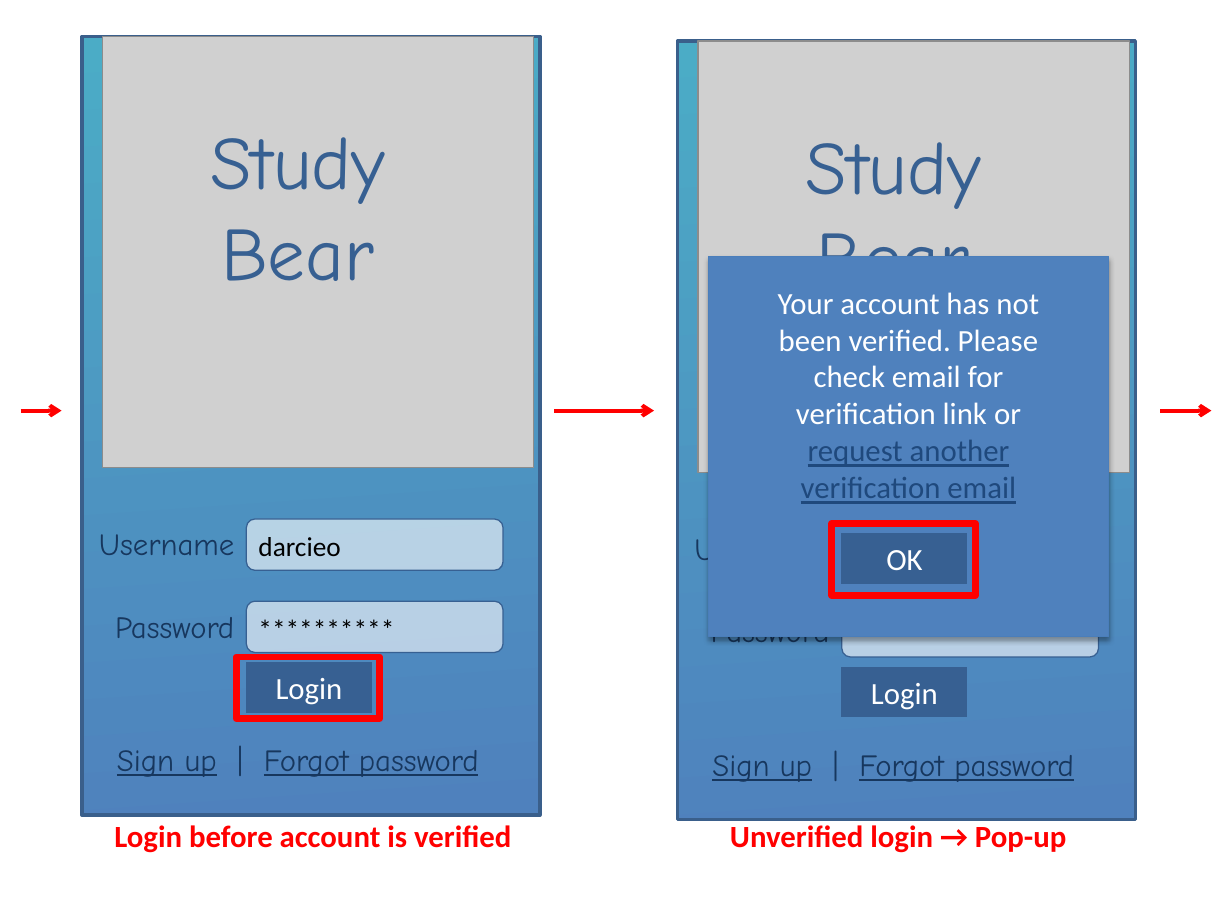
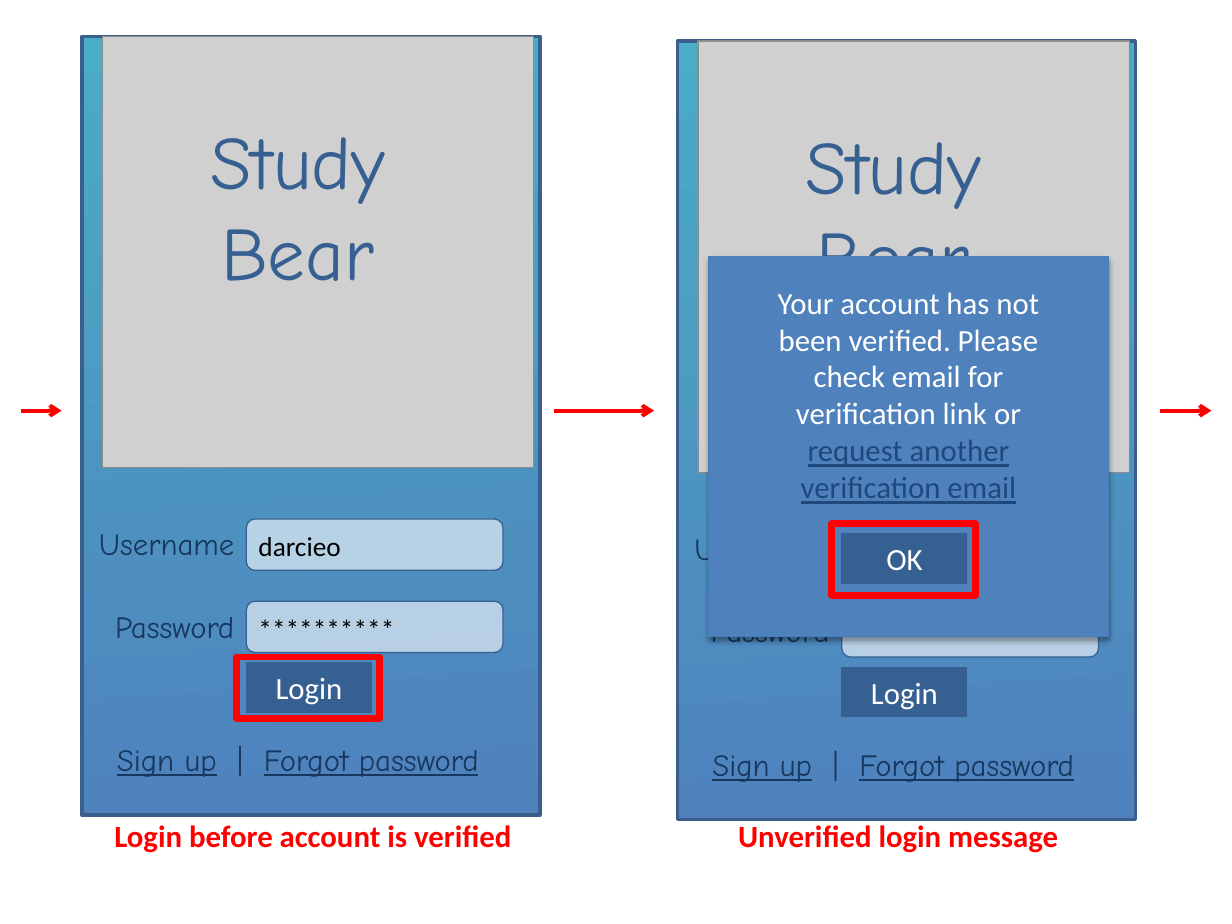
Before and after one commit to Cjreynol-zz/Study-Bear, a slide deck: slide 4 of docs/mock-ups/Mock-ups.pptx. Drawn at 1232x924 pixels with LibreOffice and Linux fonts; fonts in the diff are those of the drawing; grey boxes stand for pictures. Boxes give left, top, right and bottom in pixels: in the first picture for what was removed or moved away, otherwise in the second. Text is boxed around its words. In the diff, an @@ line names an element or a change of style, - is before the commit and + after.

```diff
--- a/docs/mock-ups/Mock-ups.pptx
+++ b/docs/mock-ups/Mock-ups.pptx
@@ text at (738,825,1058,853): text changed @@
-Unverified login → Pop-up
+Unverified login message
```
Also in this commit, not shown: 7 other slides changed.
